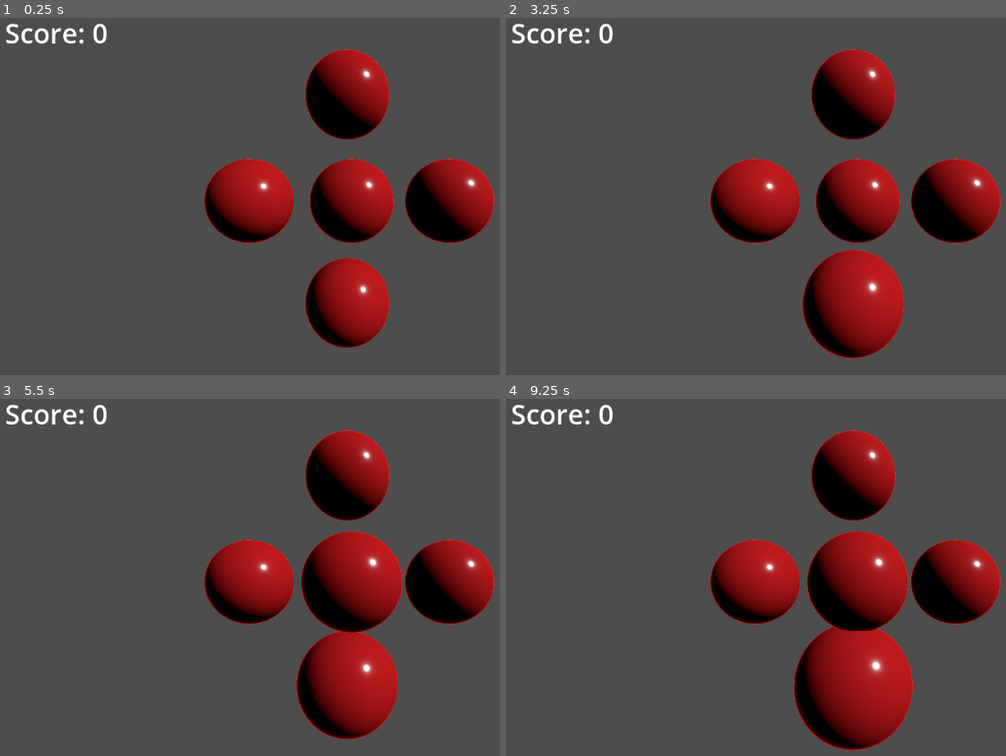
Above: before the commit, frames 1-4 (two rows, left to right).
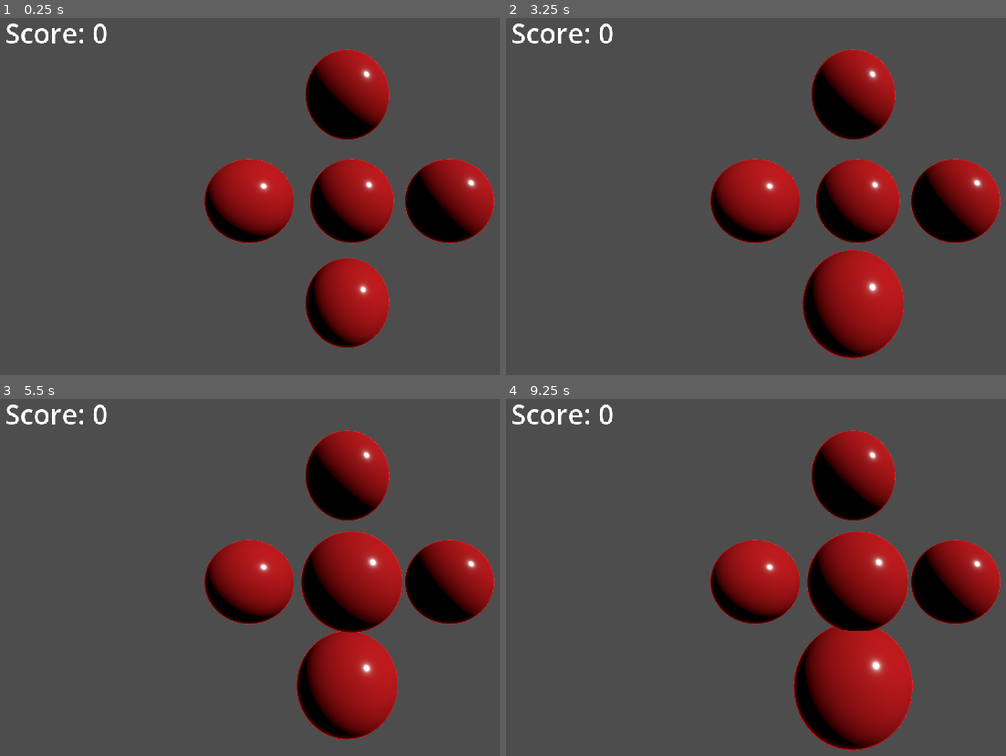
Above: after the commit, the same moments.

Repository: coruja182/zenva-godot-4-mini-projects
Game: Godot game, scene res://balloon_popper/main.tscn
The game is run twice, just before and just after one commit, with the same random seed, the same clock (stepped at 60 frames per second) and the same inputs.
Inputs (mouse positions are in pixels of both pictures, inside the frame that each line leads up to):
- Up to frame 1 (0.25 s): no input
- Up to frame 2 (3.25 s): tap Enter at 0.5, 2 s; move the mouse to (outside the picture) at 0.52 s; click (outside the picture) at 0.67 s; tap Space at 1.25, 2.75 s; move the mouse to (711, 221) at 1.27 s; click (711, 221) at 1.42 s; move the mouse to (931, 110) at 2.02 s; click (931, 110) at 2.17 s; move the mouse to (821, 282) at 2.77 s; click (821, 282) at 2.92 s
- Up to frame 3 (5.5 s): tap Enter at 3.5 s; move the mouse to (outside the picture) at 3.52 s; click (outside the picture) at 3.67 s; tap Space at 4.25 s; move the mouse to (135, 520) at 4.27 s; click (135, 520) at 4.42 s; move the mouse to (390, 581) at 5.02 s; click (390, 581) at 5.17 s
- Up to frame 4 (9.25 s): move the mouse to (746, 481) at 5.77 s; click (746, 481) at 5.92 s; move the mouse to (outside the picture) at 6.52 s; click (outside the picture) at 6.67 s; move the mouse to (711, 602) at 7.27 s; click (711, 602) at 7.42 s; move the mouse to (931, 491) at 8.02 s; click (931, 491) at 8.17 s; move the mouse to (821, 663) at 8.77 s; click (821, 663) at 8.92 s

The runs differ from the first frame. In frame 1, 0.1% of the frame differs, in the area x 1-22%, y 1-8%; in frame 2, 0.1%; in frame 3, 0.1%; in frame 4, 0.1%.

Commit message:
physics project

Diff:
--- /dev/null
+++ b/GodotMiniProjects/physics/Physics.tscn
@@ -0,0 +1,112 @@
+[gd_scene load_steps=5 format=3 uid="uid://c8etaoulbcq36"]
+
+[ext_resource type="Texture2D" uid="uid://dikh78540ia6j" path="res://physics/PhysicsCharacter.png" id="1_7vsdd"]
+[ext_resource type="Script" path="res://physics/physics_player.gd" id="1_f4yos"]
+[ext_resource type="PackedScene" uid="uid://dck2tivoq8evb" path="res://physics/crate.tscn" id="3_d61bu"]
+
+[sub_resource type="RectangleShape2D" id="RectangleShape2D_e326n"]
+size = Vector2(18, 18)
+
+[node name="Main" type="Node2D"]
+
+[node name="Player" type="RigidBody2D" parent="."]
+mass = 5.0
+gravity_scale = 0.0
+lock_rotation = true
+linear_damp = 1.0
+script = ExtResource("1_f4yos")
+
+[node name="Sprite" type="Sprite2D" parent="Player"]
+texture = ExtResource("1_7vsdd")
+
+[node name="CollisionShape2D" type="CollisionShape2D" parent="Player"]
+shape = SubResource("RectangleShape2D_e326n")
+
+[node name="Camera2D" type="Camera2D" parent="."]
+zoom = Vector2(4, 4)
+
+[node name="Crate" parent="." instance=ExtResource("3_d61bu")]
+
+[node name="Crate2" parent="." instance=ExtResource("3_d61bu")]
+position = Vector2(-24, 29)
+
+[node name="Crate3" parent="." instance=ExtResource("3_d61bu")]
+position = Vector2(-28, -36)
+
+[node name="Crate4" parent="." instance=ExtResource("3_d61bu")]
+position = Vector2(26, -34)
+
+[node name="Crate5" parent="." instance=ExtResource("3_d61bu")]
+position = Vector2(81, -23)
+
+[node name="Crate21" parent="." instance=ExtResource("3_d61bu")]
+position = Vector2(51, -13)
+
+[node name="Crate22" parent="." instance=ExtResource("3_d61bu")]
+position = Vector2(106, -15)
+
+[node name="Crate23" parent="." instance=ExtResource("3_d61bu")]
+position = Vector2(125, 13)
+
+[node name="Crate24" parent="." instance=ExtResource("3_d61bu")]
+position = Vector2(124, 40)
+
+[node name="Crate25" parent="." instance=ExtResource("3_d61bu")]
+position = Vector2(124, 65)
+
+[node name="Crate26" parent="." instance=ExtResource("3_d61bu")]
+position = Vector2(58, 58)
+
+[node name="Crate27" parent="." instance=ExtResource("3_d61bu")]
+position = Vector2(-25, 62)
+
+[node name="Crate28" parent="." instance=ExtResource("3_d61bu")]
+position = Vector2(-70, 39)
+
+[node name="Crate29" parent="." instance=ExtResource("3_d61bu")]
+position = Vector2(-120, 21)
+
+[node name="Crate6" parent="." instance=ExtResource("3_d61bu")]
+position = Vector2(96, 15)
+
+[node name="Crate7" parent="." instance=ExtResource("3_d61bu")]
+position = Vector2(50, 27)
+
+[node name="Crate8" parent="." instance=ExtResource("3_d61bu")]
+position = Vector2(91, 57)
+
+[node name="Crate9" parent="." instance=ExtResource("3_d61bu")]
+position = Vector2(28, 59)
+
+[node name="Crate10" parent="." instance=ExtResource("3_d61bu")]
+position = Vector2(-53, 62)
+
+[node name="Crate11" parent="." instance=ExtResource("3_d61bu")]
+position = Vector2(-96, 38)
+
+[node name="Crate12" parent="." instance=ExtResource("3_d61bu")]
+position = Vector2(-118, 66)
+
+[node name="Crate13" parent="." instance=ExtResource("3_d61bu")]
+position = Vector2(-111, -4)
+
+[node name="Crate14" parent="." instance=ExtResource("3_d61bu")]
+position = Vector2(-85, -31)
+
+[node name="Crate15" parent="." instance=ExtResource("3_d61bu")]
+position = Vector2(-124, -59)
+
+[node name="Crate16" parent="." instance=ExtResource("3_d61bu")]
+position = Vector2(-92, -61)
+
+[node name="Crate17" parent="." instance=ExtResource("3_d61bu")]
+position = Vector2(-51, -57)
+
+[node name="Crate18" parent="." instance=ExtResource("3_d61bu")]
+position = Vector2(-3, -62)
+
+[node name="Crate19" parent="." instance=ExtResource("3_d61bu")]
+position = Vector2(59, -56)
+
+[node name="Crate20" parent="." instance=ExtResource("3_d61bu")]
+position = Vector2(112, -47)
--- /dev/null
+++ b/GodotMiniProjects/physics/crate.tscn
@@ -0,0 +1,17 @@
+[gd_scene load_steps=3 format=3 uid="uid://dck2tivoq8evb"]
+
+[ext_resource type="Texture2D" uid="uid://b2tb6rn86bpqe" path="res://physics/Crate.png" id="1_uaucg"]
+
+[sub_resource type="RectangleShape2D" id="RectangleShape2D_d102q"]
+size = Vector2(18, 18)
+
+[node name="Crate" type="RigidBody2D"]
+position = Vector2(-52, 0)
+gravity_scale = 0.0
+linear_damp = 3.0
+
+[node name="Sprite" type="Sprite2D" parent="."]
+texture = ExtResource("1_uaucg")
+
+[node name="CollisionShape2D" type="CollisionShape2D" parent="."]
+shape = SubResource("RectangleShape2D_d102q")
--- /dev/null
+++ b/GodotMiniProjects/physics/physics_player.gd
@@ -0,0 +1,10 @@
+class_name PhysicsPlayer extends RigidBody2D
+
+@export var hit_force : float = 50.0
+
+
+# Called every frame. 'delta' is the elapsed time since the previous frame.
+func _process(delta: float) -> void:
+	if Input.is_mouse_button_pressed(MOUSE_BUTTON_LEFT):
+		var direction = global_position.direction_to(get_global_mouse_position())
+		apply_impulse(direction * hit_force)
--- a/GodotMiniProjects/project.godot
+++ b/GodotMiniProjects/project.godot
@@ -14,3 +14,7 @@
 run/main_scene="res://balloon_popper/main.tscn"
 config/features=PackedStringArray("4.3", "Forward Plus")
 config/icon="res://icon.svg"
+
+[rendering]
+
+textures/canvas_textures/default_texture_filter=0
Binary file added: GodotMiniProjects/physics/Crate.png
Not shown, added: GodotMiniProjects/physics/Crate.png.import
Binary file added: GodotMiniProjects/physics/PhysicsCharacter.png
Not shown, added: GodotMiniProjects/physics/PhysicsCharacter.png.import
